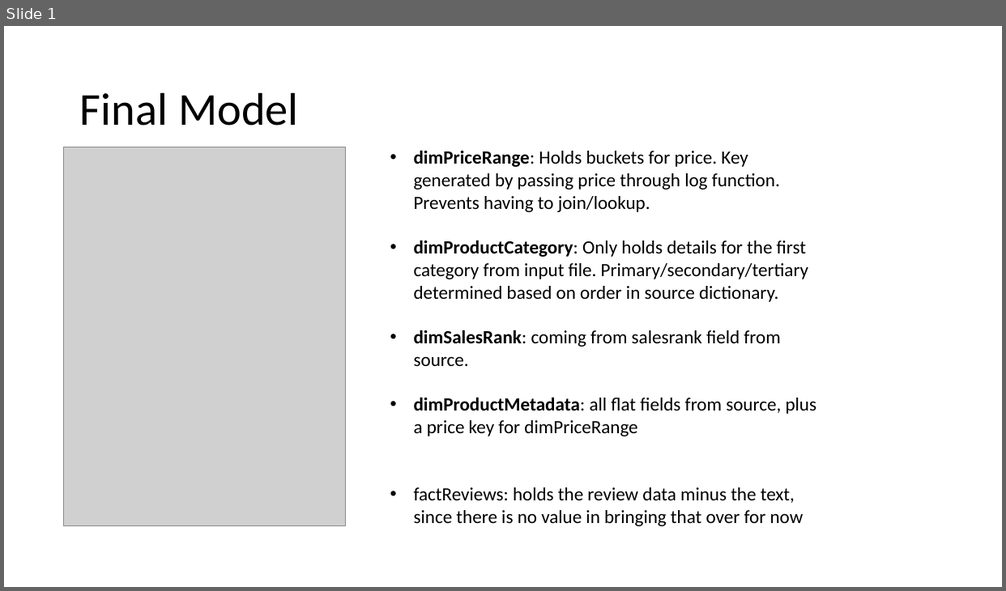
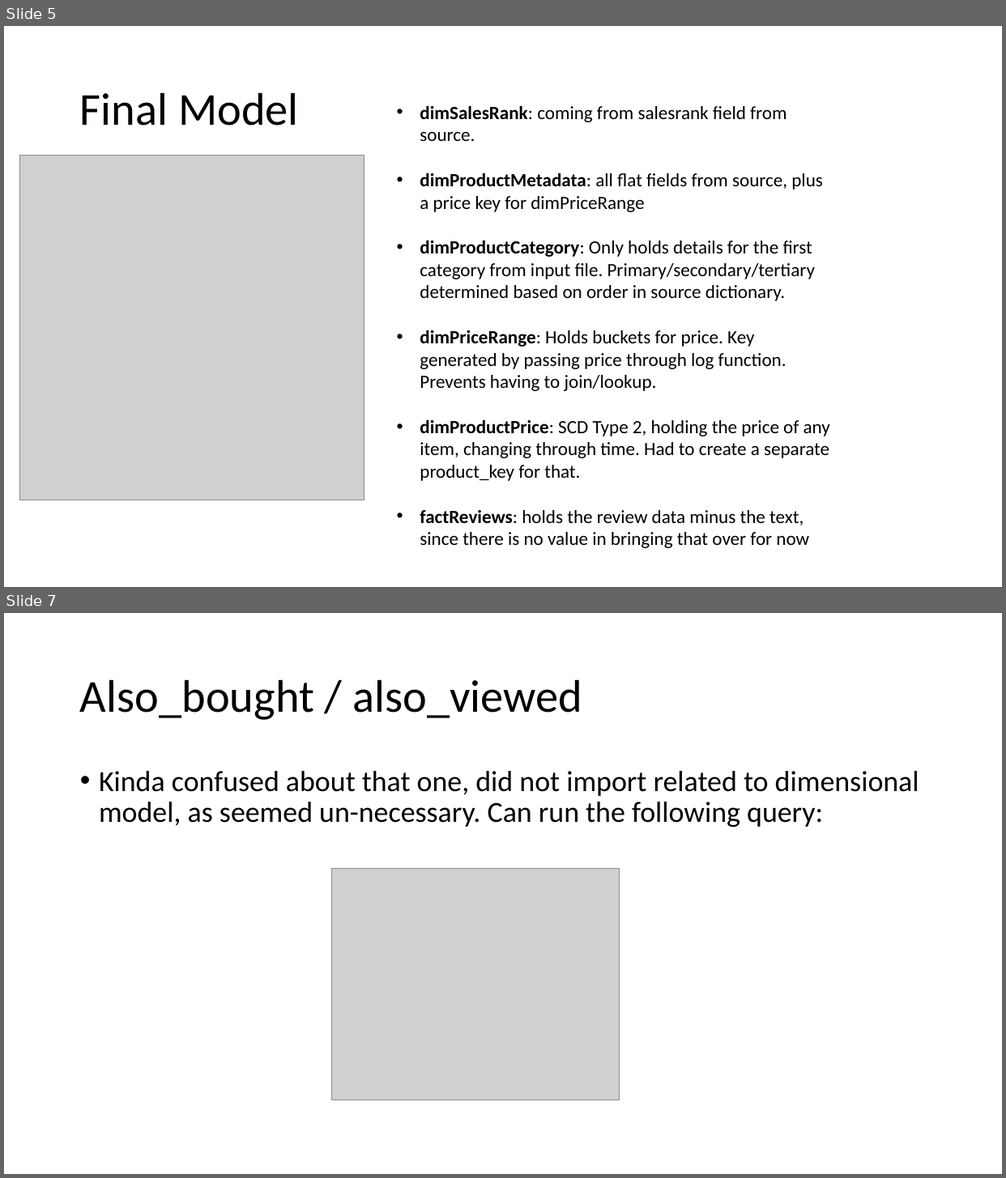
Before and after one commit to Xaintailles/JustEatAssignement, a slide deck: Presentation.pptx. Shown one above the other, each under a label of ours: slide 1 before the commit, slides 5 and 7 after it; the slides between them are not shown. The pictures are 1006x591 and 1006x1178 pixels, drawn with LibreOffice and Linux fonts; fonts in the diff are those of the drawing; grey boxes stand for pictures. Boxes give left, top, right and bottom in pixels: in the first picture for what was removed or moved away, otherwise in the second. Text is boxed around its words. In the diff, an @@ line names an element or a change of style, - is before the commit and + after.

Commit message:
final comit of the presentation and PBI model

```diff
--- a/Presentation.pptx
+++ b/Presentation.pptx
@@ slide 7 added at [4, 613, 1002, 1174], background #FFFFFF @@
@@ title added at [80, 679, 582, 720], 44 pt, text #000000 @@
+Also_bought / also_viewed
@@ text added at [99, 771, 919, 827], 28 pt, text #000000 @@
+• Kinda confused about that one, did not import related to dimensional model, as seemed un-necessary. Can run the following query:
@@ picture added at [332, 868, 620, 1100] @@
@@ what was slide 1 is now slide 5 @@
@@ slide 5 changed as well @@
@@ text "dimSalesRank: coming from salesrank field ...": place and size @@
-text "dimSalesRank: coming from salesrank field ..." at [414, 150, 817, 527]
+text "dimSalesRank: coming from salesrank field ..." at [420, 105, 830, 548]
@@ picture: place and size @@
-picture at [64, 148, 345, 527]
+picture at [19, 156, 364, 501]
@@ text at [414, 150, 808, 302]: paragraphs removed @@
-• dimPriceRange: Holds buckets for price. Key generated by passing price through log function. Prevents having to join/lookup.
-• dimProductCategory: Only holds details for the first category from input file. Primary/secondary/tertiary determined based on order in source dictionary.
@@ text at [420, 240, 830, 481]: paragraphs added @@
+• dimProductCategory: Only holds details for the first category from input file. Primary/secondary/tertiary determined based on order in source dictionary.
+• dimPriceRange: Holds buckets for price. Key generated by passing price through log function. Prevents having to join/lookup.
+• dimProductPrice: SCD Type 2, holding the price of any item, changing through time. Had to create a separate product_key for that.
@@ text at [420, 510, 809, 548]: bold on in "factReviews:" @@
```
Also in this commit, not shown: 6 other slides added, 1 other file.
